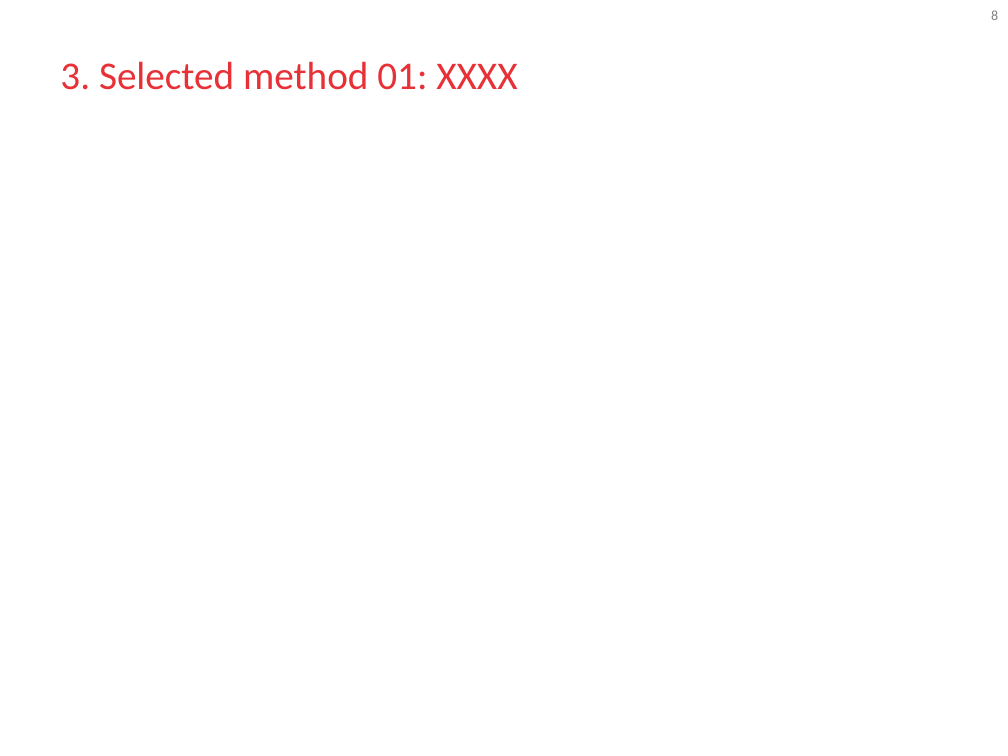
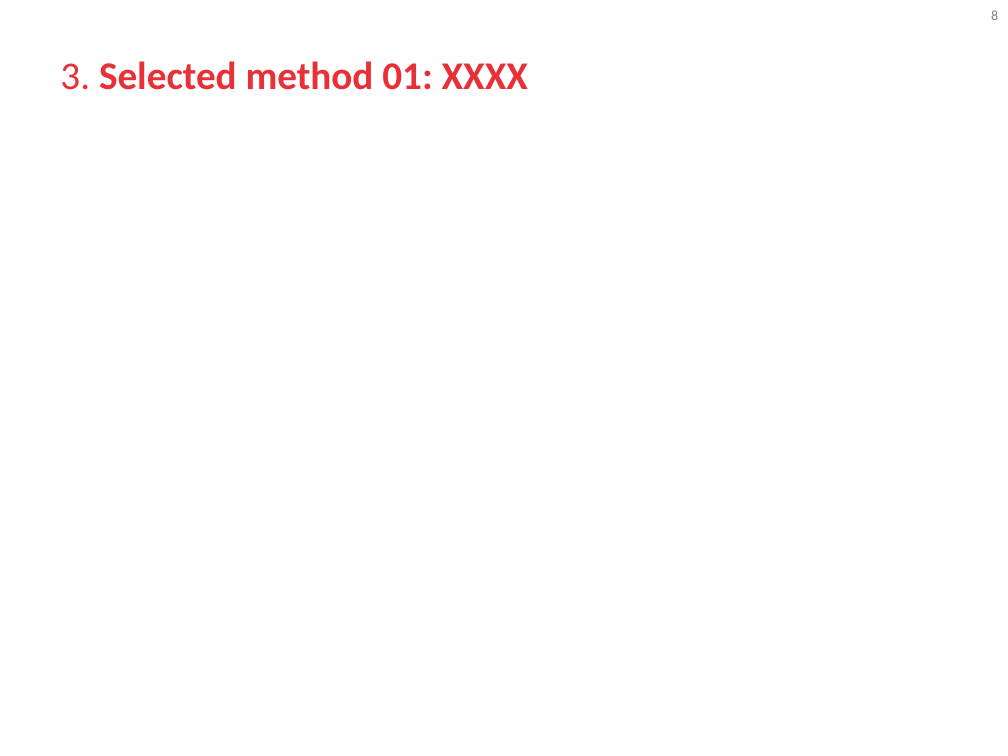
Before and after one commit to blooraayy/VA_RetoMichelin, a slide deck: slide 8 of docs/GIDIA_VA_Course_Project_Presentations.pptx. Drawn at 1008x756 pixels with LibreOffice and Linux fonts; fonts in the diff are those of the drawing; background and template pictures are left out. Boxes give left, top, right and bottom in pixels: in the first picture for what was removed or moved away, otherwise in the second. Text is boxed around its words. In the diff, an @@ line names an element or a change of style, - is before the commit and + after.

```diff
--- a/docs/GIDIA_VA_Course_Project_Presentations.pptx
+++ b/docs/GIDIA_VA_Course_Project_Presentations.pptx
@@ title "3. Selected method 01: XXXX" at (60, 61, 528, 90): bold on @@
```
Also in this commit, not shown: 14 other slides changed, 2 slides added.
